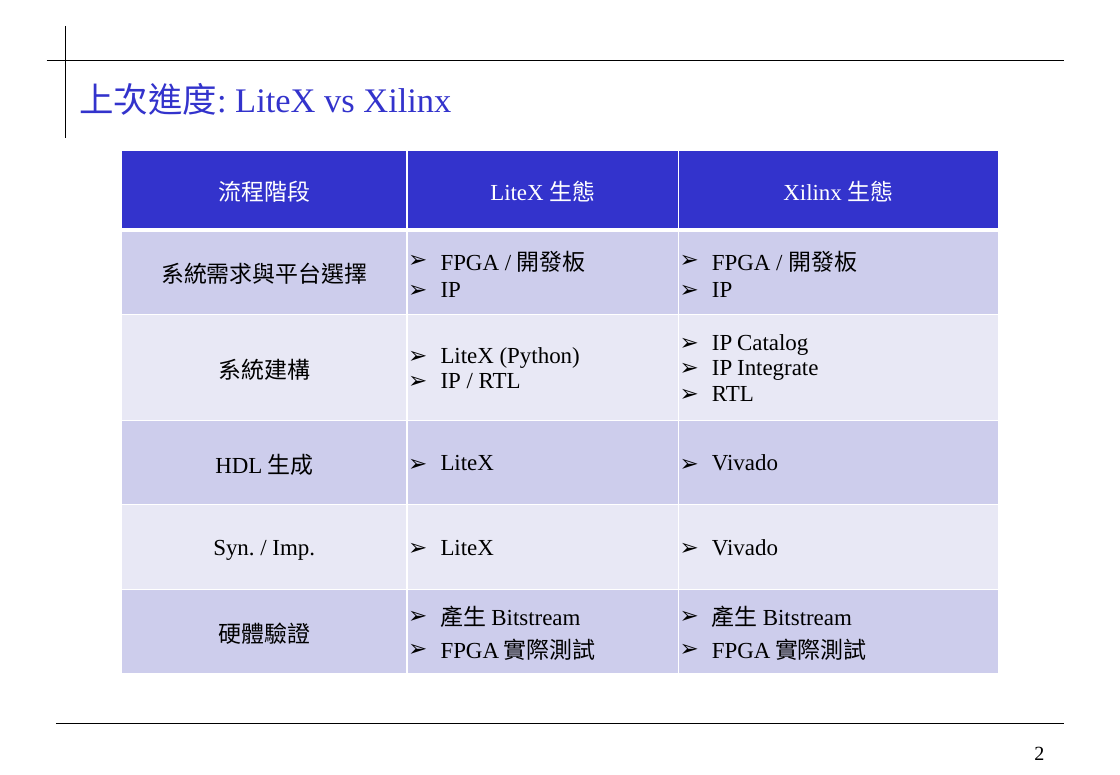
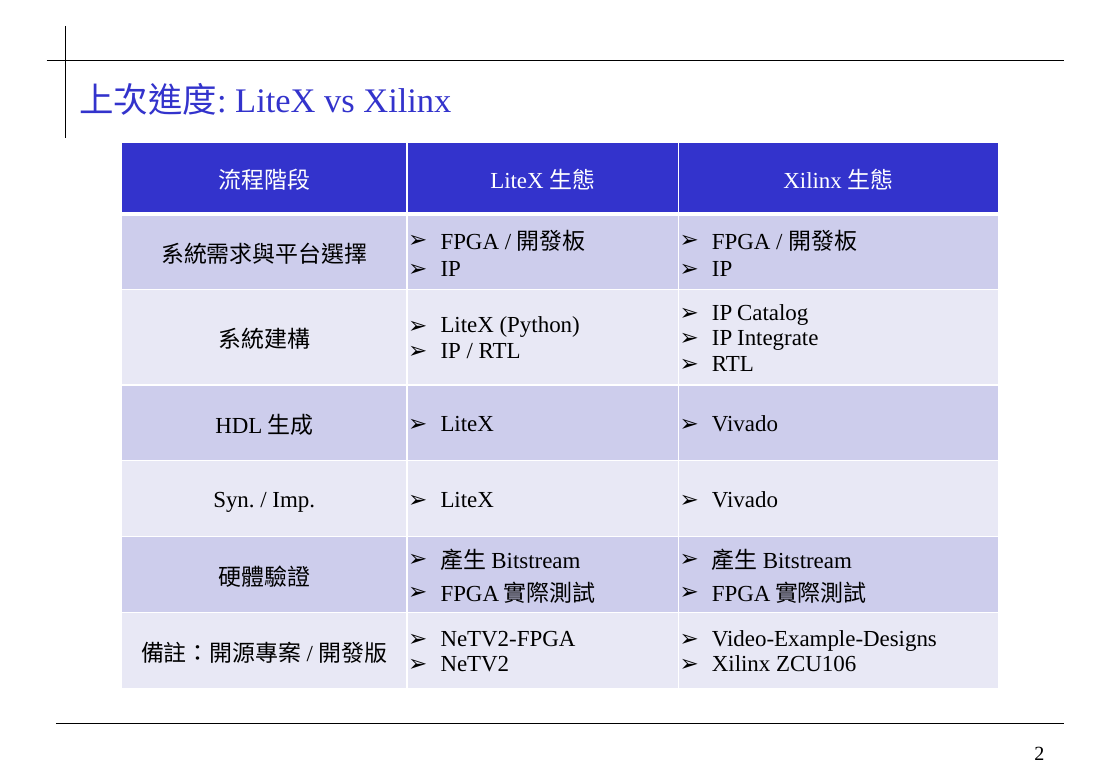
Before and after one commit to 0ilasis0/home, a slide deck: slide 2 of Onyx_進度報告_1027.pptx. Drawn at 1120x775 pixels with LibreOffice and Linux fonts; fonts in the diff are those of the drawing; background and template pictures are left out. Boxes give left, top, right and bottom in pixels: in the first picture for what was removed or moved away, otherwise in the second. Text is boxed around its words. In the diff, an @@ line names an element or a change of style, - is before the commit and + after.

```diff
--- a/Onyx_進度報告_1027.pptx
+++ b/Onyx_進度報告_1027.pptx
@@ table at <box>121,143,999,689</box> @@
+row 7: 備註：開源專案 / 開發版 | NeTV2-FPGA / NeTV2 | Video-Example-Designs / Xilinx ZCU106
@@ table: place and size @@
-table at <box>121,151,999,674</box>
+table at <box>121,143,999,689</box>
```
Also in this commit, not shown: 6 other slides changed, 6 other files.
